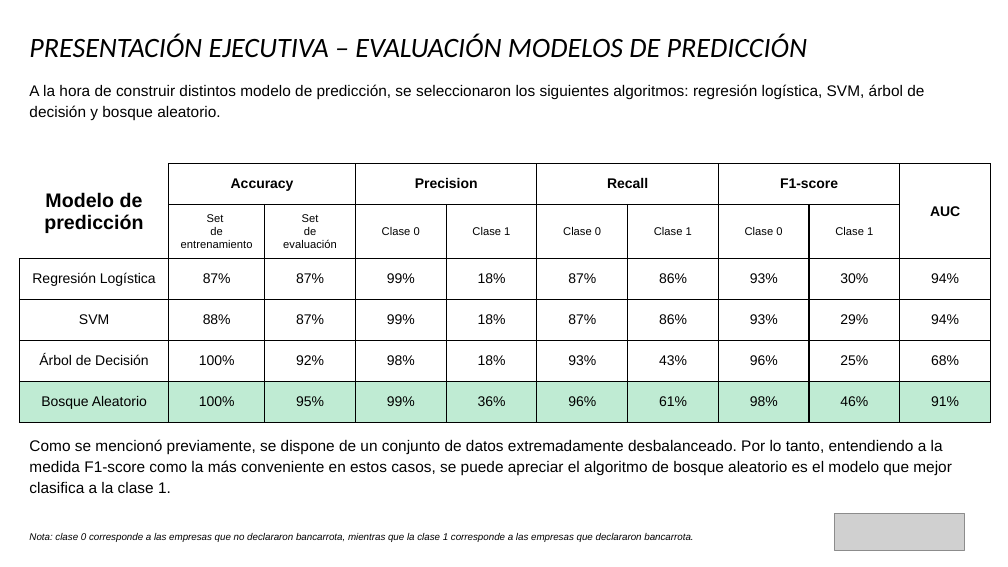
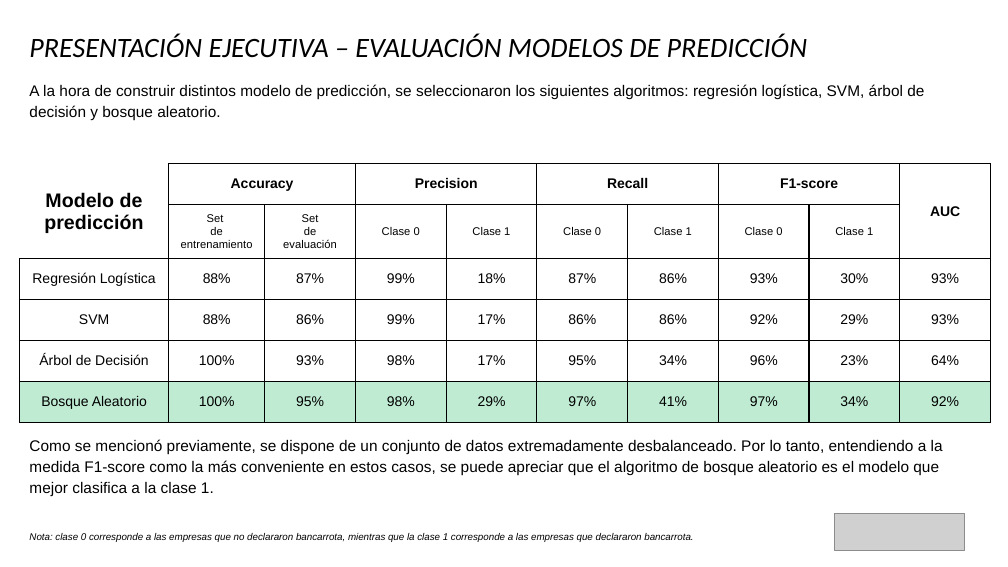
Before and after one commit to lechori/proyectobancarrota, a slide deck: slide 9 of Proyecto Bancarrota - Coderhouse - Presentación Ejecutiva.pptx. Drawn at 1008x567 pixels with LibreOffice and Linux fonts; fonts in the diff are those of the drawing; grey boxes stand for pictures. Boxes give left, top, right and bottom in pixels: in the first picture for what was removed or moved away, otherwise in the second. Text is boxed around its words. In the diff, an @@ line names an element or a change of style, - is before the commit and + after.

```diff
--- a/Proyecto Bancarrota - Coderhouse - Presentación Ejecutiva.pptx
+++ b/Proyecto Bancarrota - Coderhouse - Presentación Ejecutiva.pptx
@@ table at (19,163,990,418) @@
-row 3, column 2: 87%
+row 3, column 2: 88%
-row 3, column 10: 94%
+row 3, column 10: 93%
-row 4: SVM | 88% | 87% | 99% | 18% | 87% | 86% | 93% | 29% | 94%
+row 4: SVM | 88% | 86% | 99% | 17% | 86% | 86% | 92% | 29% | 93%
-row 5: Árbol de Decisión | 100% | 92% | 98% | 18% | 93% | 43% | 96% | 25% | 68%
+row 5: Árbol de Decisión | 100% | 93% | 98% | 17% | 95% | 34% | 96% | 23% | 64%
-row 6: Bosque Aleatorio | 100% | 95% | 99% | 36% | 96% | 61% | 98% | 46% | 91%
+row 6: Bosque Aleatorio | 100% | 95% | 98% | 29% | 97% | 41% | 97% | 34% | 92%
@@ text at (29,439,943,496): text changed @@
-Como se mencionó previamente, se dispone de un conjunto de datos extremadamente desbalanceado. Por lo tanto, entendiendo a la medida F1-score como la más conveniente en estos casos, se puede apreciar el algoritmo de bosque aleatorio es el modelo que mejor clasifica a la clase 1.
+Como se mencionó previamente, se dispone de un conjunto de datos extremadamente desbalanceado. Por lo tanto, entendiendo a la medida F1-score como la más conveniente en estos casos, se puede apreciar que el algoritmo de bosque aleatorio es el modelo que mejor clasifica a la clase 1.
```
Also in this commit, not shown: 1 slide added.
